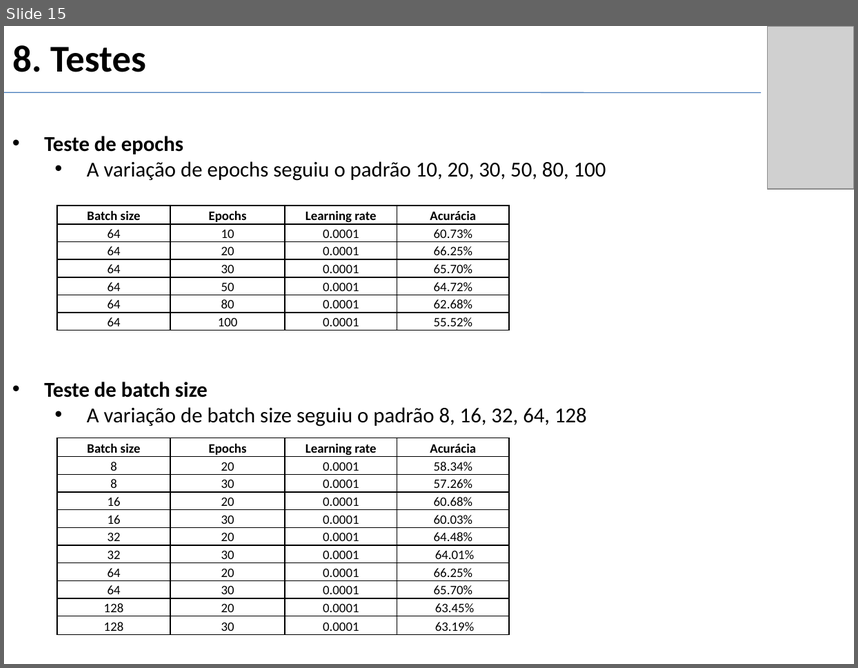
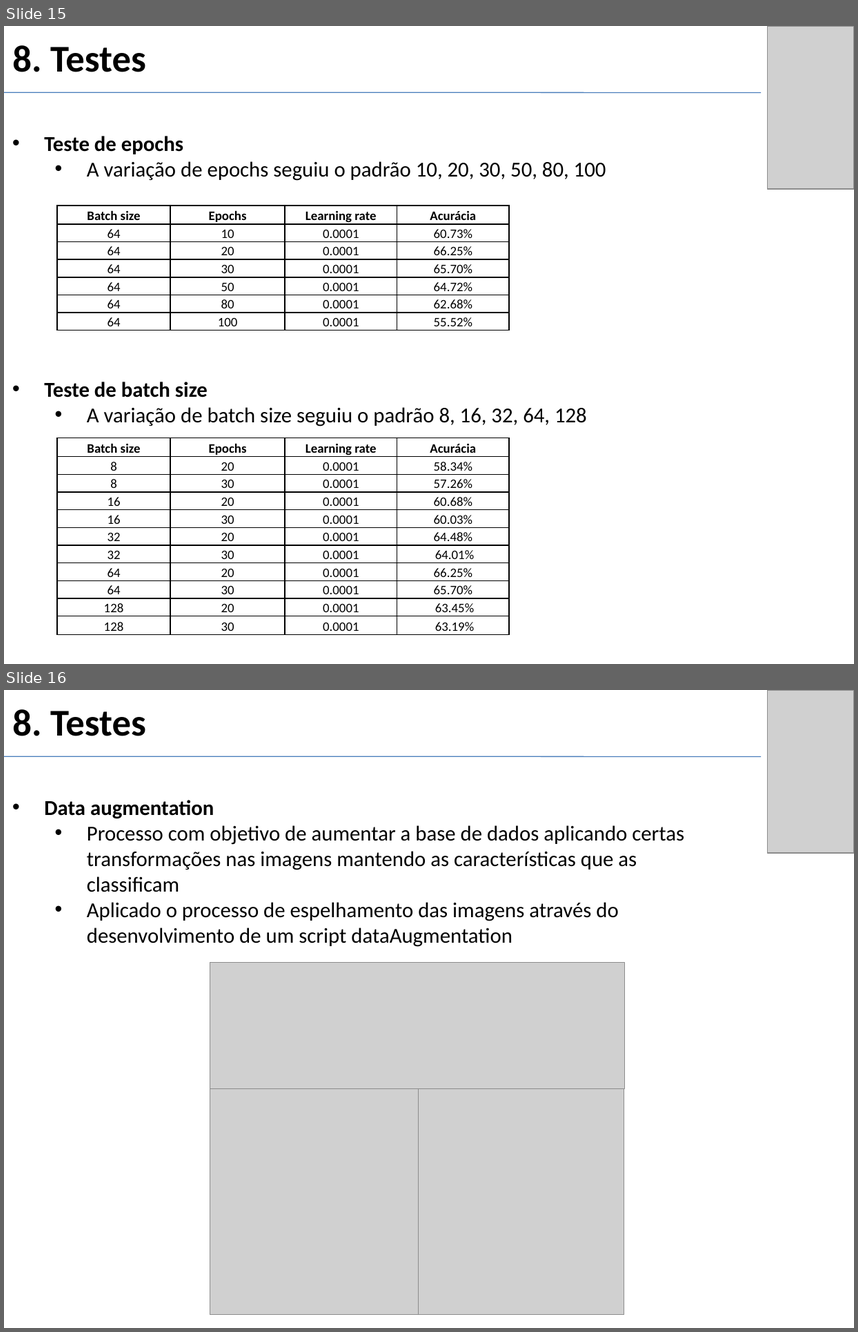
Before and after one commit to gui2524/TCC-BreastCancerNN, a slide deck: Projeto 2/docs/Slides_defesa.pptx. Shown one above the other, each under a label of ours: slide 15 before the commit, slides 15 and 16 after it. The pictures are 858x668 and 858x1332 pixels, drawn with LibreOffice and Linux fonts; fonts in the diff are those of the drawing; grey boxes stand for pictures. Boxes give left, top, right and bottom in pixels: in the first picture for what was removed or moved away, otherwise in the second. Text is boxed around its words. In the diff, an @@ line names an element or a change of style, - is before the commit and + after.

```diff
--- a/Projeto 2/docs/Slides_defesa.pptx
+++ b/Projeto 2/docs/Slides_defesa.pptx
@@ slide 16 added at [4,690,854,1328], background #FFFFFF @@
@@ title added at [12,709,146,736], 32 pt, text #000000, bold @@
+8. Testes
@@ picture added at [767,690,854,854] @@
@@ line added from (4, 756) to (762, 756), #4B7EBC 0.75 pt @@
@@ text added at [44,800,684,947], 18 pt, text #000000 @@
+• Data augmentation
+  • Processo com objetivo de aumentar a base de dados aplicando certas transformações nas imagens mantendo as características que as classificam
+  • Aplicado o processo de espelhamento das imagens através do desenvolvimento de um script dataAugmentation
@@ picture added at [210,962,624,1088] @@
@@ picture added at [210,1089,418,1315] @@
@@ picture added at [415,1089,624,1315] @@
```
Also in this commit, not shown: 1 slide changed, 1 other file.
